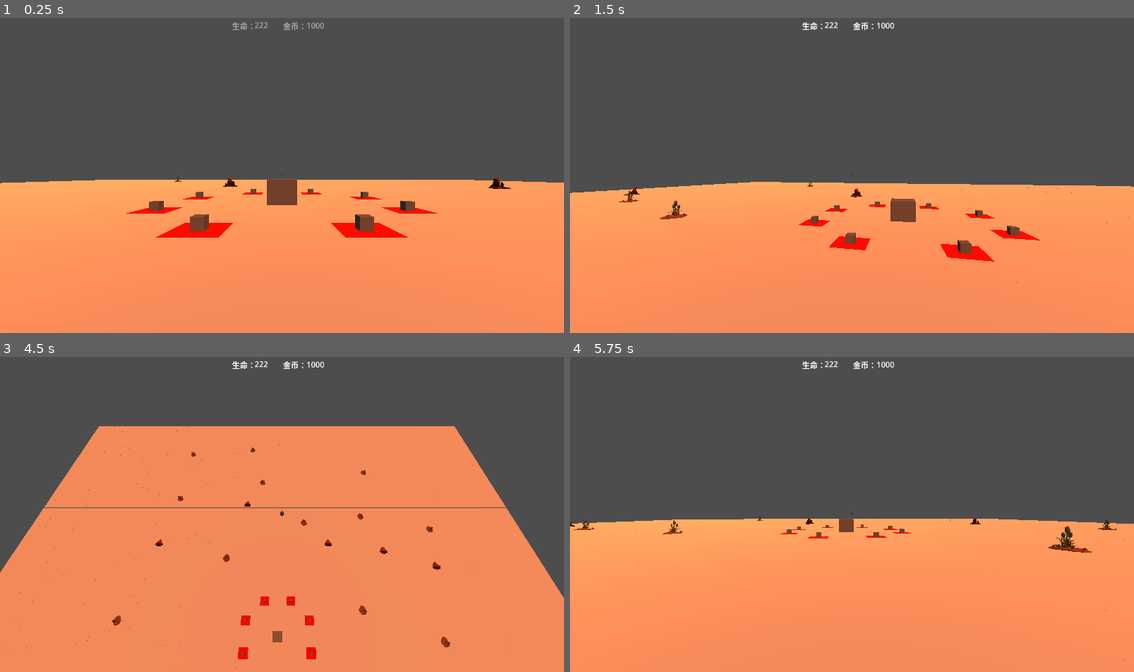
Above: before the commit, frames 1-4 (two rows, left to right).
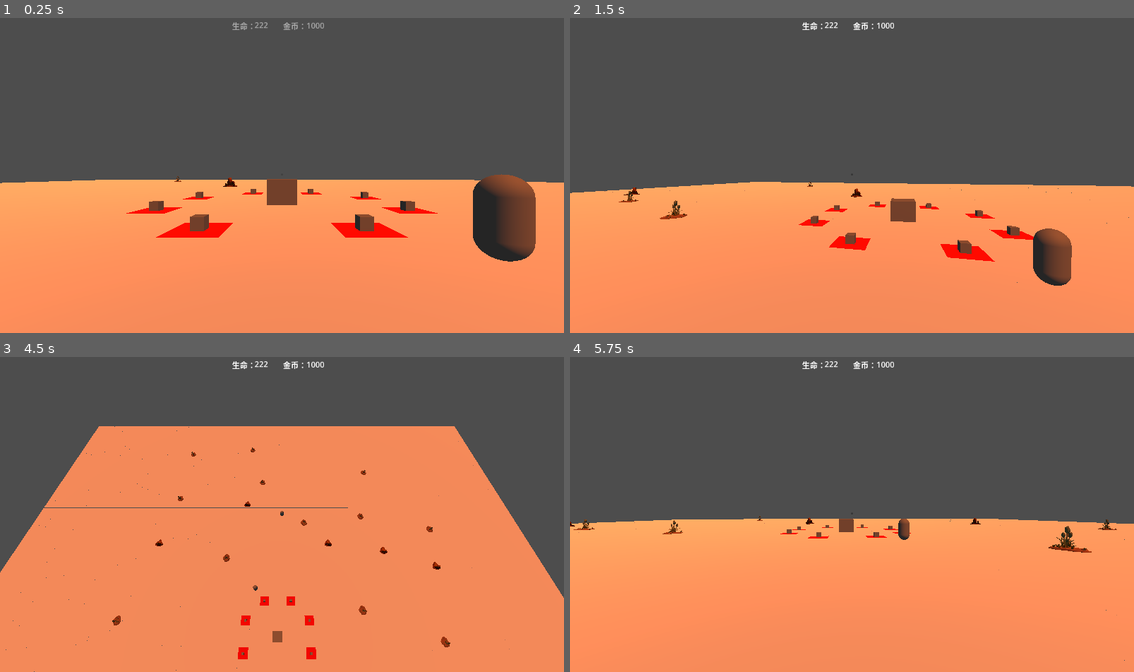
Above: after the commit, the same moments.

Repository: 17857310394/tf
Game: Godot game, scene res://scenes/levels/GameScene.tscn
Same seed, same stepped clock (60 frames per second), same inputs: the game is played once before the commit and once after it.
Inputs (mouse positions are in pixels of both pictures, inside the frame that each line leads up to):
- Up to frame 1 (0.25 s): no input
- Up to frame 2 (1.5 s): tap Enter at 0.5 s; move the mouse to (880, 172) at 0.52 s; hold 2 (camera_birdseye) 0.53-1.28 s; hold W (move_forward) from 0.53 s (still down); tap Space (jump) at 0.77 s; move the mouse to (823, 175) at 1.27 s; tap 1 (camera_first_person) at 1.35 s
- Up to frame 3 (4.5 s): keep holding W (move_forward); tap Space (jump) at 1.52, 3.02, 3.77 s; move the mouse to (293, 508) at 2.02 s; hold 3 (camera_third_person) 2.03-2.78 s; move the mouse to (276, 517) at 2.77 s; tap E (interact) at 2.85 s; move the mouse to (321, 517) at 3.52 s; tap F (sold, bound only before the commit) at 3.6 s; move the mouse to (236, 508) at 4.27 s; tap 2 (camera_birdseye) at 4.35 s
- Up to frame 4 (5.75 s): keep holding W (move_forward); tap Space (jump) at 4.52 s; move the mouse to (857, 514) at 5.02 s; hold 1 (camera_first_person) from 5.03 s (still down)

The runs differ from the first frame. In frame 1, 2.7% of the frame differs, in the area x 83-95%, y 49-78%; in frame 2, 1.1%; in frame 3, less than 0.1%; in frame 4, 0.1%.

Commit message:
3.1,3.2 添加敌人与自动攻击

Diff:
--- /dev/null
+++ b/escape_from_the_red_planet/assets/range_visualizer.gdshader
@@ -0,0 +1,25 @@
+shader_type spatial;
+render_mode unshaded, depth_draw_always, cull_disabled, blend_add;
+
+uniform float glow_strength : hint_range(0.0, 2.0) = 2.0;
+uniform float alpha : hint_range(0.0, 1.0) = 0.02;
+
+void vertex() {
+    // Called for every vertex the material is visible on.
+}
+
+void fragment() {
+    // 创建半透明效果
+    ALBEDO = vec3(0.0, 0.5, 1.0);
+    ALPHA = alpha;
+
+    // 添加发光效果
+    vec3 view_dir = normalize(CAMERA_POSITION_WORLD - NODE_POSITION_WORLD);
+    float fresnel = 1.0 - dot(normalize(NORMAL), view_dir);
+    ALBEDO += vec3(0.2, 0.4, 1.0) * fresnel * glow_strength;
+}
+
+//void light() {
+//    // Called for every pixel for every light affecting the material.
+//    // Uncomment to replace the default light processing function with this one.
+//}
--- a/escape_from_the_red_planet/project.godot
+++ b/escape_from_the_red_planet/project.godot
@@ -246,8 +246,7 @@
 }
 sold={
 "deadzone": 0.5,
-"events": [Object(InputEventKey,"resource_local_to_scene":false,"resource_name":"","device":-1,"window_id":0,"alt_pressed":false,"shift_pressed":false,"ctrl_pressed":false,"meta_pressed":false,"pressed":false,"keycode":0,"physical_keycode":70,"key_label":0,"unicode":102,"location":0,"echo":false,"script":null)
-]
+"events": []
 }
 
 [rendering]
--- /dev/null
+++ b/escape_from_the_red_planet/scenes/enemies/FlyingEnemy.tscn
@@ -0,0 +1,30 @@
+[gd_scene format=3 uid="uid://bxp87ksbvkr5o"]
+
+[ext_resource type="Script" uid="uid://cc3oorwuebdlo" path="res://scripts/enemies/FlyingEnemy.gd" id="1_4a5b2"]
+[ext_resource type="Script" uid="uid://dtt8gbeft5scj" path="res://scripts/enemies/WeakPointDetector.gd" id="2_7c9d3"]
+
+[sub_resource type="SphereShape3D" id="SphereShape3D_wbbus"]
+radius = 0.3
+
+[sub_resource type="CapsuleShape3D" id="CapsuleShape3D_wbbus"]
+
+[sub_resource type="CapsuleMesh" id="CapsuleMesh_wbbus"]
+
+[node name="FlyingEnemy" type="CharacterBody3D" unique_id=2063208204 groups=["enemies"]]
+motion_mode = 1
+script = ExtResource("1_4a5b2")
+
+[node name="WeakPointDetector" type="Node3D" parent="." unique_id=1595108802]
+script = ExtResource("2_7c9d3")
+
+[node name="WeakPoint" type="Area3D" parent="." unique_id=1419999583]
+transform = Transform3D(1, 0, 0, 0, 1, 0, 0, 0, 1, 0, 0.68081, 0)
+
+[node name="CollisionShape3D" type="CollisionShape3D" parent="WeakPoint" unique_id=1342476894]
+shape = SubResource("SphereShape3D_wbbus")
+
+[node name="CollisionShape3D" type="CollisionShape3D" parent="." unique_id=1487449600]
+shape = SubResource("CapsuleShape3D_wbbus")
+
+[node name="MeshInstance3D" type="MeshInstance3D" parent="." unique_id=1252600211]
+mesh = SubResource("CapsuleMesh_wbbus")
--- /dev/null
+++ b/escape_from_the_red_planet/scenes/enemies/GroundEnemy.tscn
@@ -0,0 +1,33 @@
+[gd_scene format=3 uid="uid://dl83yaf613jdc"]
+
+[ext_resource type="Script" uid="uid://r2jo2ib4tgw0" path="res://scripts/enemies/GroundEnemy.gd" id="1_4a5b2"]
+[ext_resource type="Script" uid="uid://dtt8gbeft5scj" path="res://scripts/enemies/WeakPointDetector.gd" id="2_7c9d3"]
+
+[sub_resource type="SphereShape3D" id="SphereShape3D_1"]
+radius = 0.3
+
+[sub_resource type="CapsuleShape3D" id="CapsuleShape3D_j186k"]
+
+[sub_resource type="CapsuleMesh" id="CapsuleMesh_j186k"]
+
+[node name="GroundEnemy" type="CharacterBody3D" unique_id=1837089605 groups=["enemies"]]
+script = ExtResource("1_4a5b2")
+
+[node name="NavigationAgent3D" type="NavigationAgent3D" parent="." unique_id=778624084]
+
+[node name="WeakPointDetector" type="Node3D" parent="." unique_id=254560979]
+script = ExtResource("2_7c9d3")
+weak_point_nodes = ["WeakPoint"]
+
+[node name="WeakPoint" type="Area3D" parent="." unique_id=1778630942]
+transform = Transform3D(1, 0, 0, 0, 1, 0, 0, 0, 1, 0, 0.5142889, 0)
+
+[node name="CollisionShape3D" type="CollisionShape3D" parent="WeakPoint" unique_id=539902746]
+transform = Transform3D(1, 0, 0, 0, 1, 0, 0, 0, 1, 0, 0.17346454, 0)
+shape = SubResource("SphereShape3D_1")
+
+[node name="CollisionShape3D" type="CollisionShape3D" parent="." unique_id=602313658]
+shape = SubResource("CapsuleShape3D_j186k")
+
+[node name="MeshInstance3D" type="MeshInstance3D" parent="." unique_id=867881673]
+mesh = SubResource("CapsuleMesh_j186k")
--- a/escape_from_the_red_planet/scenes/levels/GameScene.tscn
+++ b/escape_from_the_red_planet/scenes/levels/GameScene.tscn
@@ -1,21 +1,13 @@
 [gd_scene format=3 uid="uid://rjgoj8808j8r"]
 
 [ext_resource type="Script" uid="uid://bkjpo5r8rsw6y" path="res://scripts/GameScene.gd" id="1_ad7hb"]
+[ext_resource type="PackedScene" uid="uid://nih2nd6pqenw" path="res://scenes/player/player_controller.tscn" id="2_4vw1i"]
 [ext_resource type="MeshLibrary" uid="uid://b0264gdqxa31j" path="res://scenes/new_mesh_library.tres" id="2_80jls"]
-[ext_resource type="Script" uid="uid://ydobcx74w1i5" path="res://scripts/player/PlayerData.gd" id="3_4vw1i"]
 [ext_resource type="Script" uid="uid://coae26oaktkt6" path="res://scripts/GridMap.gd" id="3_gssgs"]
-[ext_resource type="Script" uid="uid://ct1dvfmnxrkmk" path="res://scripts/player/PlayerController.gd" id="4_99d7c"]
 [ext_resource type="Script" uid="uid://qu0jxpgniuu5" path="res://scripts/managers/CameraManager.gd" id="5_12345"]
+[ext_resource type="PackedScene" uid="uid://dl83yaf613jdc" path="res://scenes/enemies/GroundEnemy.tscn" id="6_5p25d"]
 
 [sub_resource type="Environment" id="Environment_0"]
-
-[sub_resource type="Resource" id="Resource_5p25d"]
-script = ExtResource("3_4vw1i")
-metadata/_custom_type_script = "uid://ydobcx74w1i5"
-
-[sub_resource type="CapsuleShape3D" id="CapsuleShape3D_0"]
-
-[sub_resource type="CapsuleMesh" id="CapsuleMesh_80jls"]
 
 [sub_resource type="BoxMesh" id="BoxMesh_ad7hb"]
 size = Vector3(2, 2, 2)
@@ -36,19 +28,8 @@
 [node name="WorldEnvironment" type="WorldEnvironment" parent="." unique_id=123456789]
 environment = SubResource("Environment_0")
 
-[node name="PlayerController" type="CharacterBody3D" parent="." unique_id=123456790]
+[node name="PlayerController" parent="." unique_id=1183017010 instance=ExtResource("2_4vw1i")]
 transform = Transform3D(1, 0, 0, 0, 1, 0, 0, 0, 1, 0, 1.1193368, 14.516912)
-script = ExtResource("4_99d7c")
-player_data = SubResource("Resource_5p25d")
-
-[node name="CollisionShape3D" type="CollisionShape3D" parent="PlayerController" unique_id=123456791]
-shape = SubResource("CapsuleShape3D_0")
-
-[node name="Camera3D" type="Camera3D" parent="PlayerController" unique_id=1150049573]
-transform = Transform3D(1, 0, 0, 0, 1, 0, 0, 0, 1, 0, 1, 0)
-
-[node name="MeshInstance3D" type="MeshInstance3D" parent="PlayerController" unique_id=588157776]
-mesh = SubResource("CapsuleMesh_80jls")
 
 [node name="GridMap" type="GridMap" parent="." unique_id=973949953]
 transform = Transform3D(1, 0, 0, 0, 1, 0, 0, 0, 1, 0, -2, 0)
@@ -75,3 +56,6 @@
 
 [node name="CollisionShape3D" type="CollisionShape3D" parent="city/Area3D" unique_id=446850629]
 shape = SubResource("BoxShape3D_8ypj0")
+
+[node name="GroundEnemy" parent="." unique_id=1837089605 instance=ExtResource("6_5p25d")]
+transform = Transform3D(1, 0, 0, 0, 1, 0, 0, 0, 1, 5.1600447, 1, 9.667044)
--- /dev/null
+++ b/escape_from_the_red_planet/scenes/player/player_controller.tscn
@@ -0,0 +1,19 @@
+[gd_scene format=3 uid="uid://nih2nd6pqenw"]
+
+[ext_resource type="Script" uid="uid://ct1dvfmnxrkmk" path="res://scripts/player/PlayerController.gd" id="1_4q5nu"]
+
+[sub_resource type="CapsuleShape3D" id="CapsuleShape3D_0"]
+
+[sub_resource type="CapsuleMesh" id="CapsuleMesh_80jls"]
+
+[node name="PlayerController" type="CharacterBody3D" unique_id=1183017010]
+script = ExtResource("1_4q5nu")
+
+[node name="CollisionShape3D" type="CollisionShape3D" parent="." unique_id=2109350020]
+shape = SubResource("CapsuleShape3D_0")
+
+[node name="Camera3D" type="Camera3D" parent="." unique_id=307340211]
+transform = Transform3D(1, 0, 0, 0, 1, 0, 0, 0, 1, 0, 1, 0)
+
+[node name="MeshInstance3D" type="MeshInstance3D" parent="." unique_id=788759114]
+mesh = SubResource("CapsuleMesh_80jls")
--- a/escape_from_the_red_planet/scenes/towers/GroundAttackTower.tscn
+++ b/escape_from_the_red_planet/scenes/towers/GroundAttackTower.tscn
@@ -3,12 +3,24 @@
 [ext_resource type="Script" uid="uid://7xjcyewj710h" path="res://scripts/towers/GroundAttackTower.gd" id="1_xhclm"]
 [ext_resource type="Script" uid="uid://nc8tftrm737i" path="res://scripts/towers/TowerData.gd" id="2_3lkof"]
 [ext_resource type="PackedScene" uid="uid://dvjxw7qmf0je8" path="res://assets/models/towers/tower-round-middle-b.glb" id="3_3lkof"]
+[ext_resource type="Shader" uid="uid://c86prsn6r5qrf" path="res://assets/range_visualizer.gdshader" id="4_efh6w"]
 
 [sub_resource type="Resource" id="Resource_1jwsj"]
 script = ExtResource("2_3lkof")
 metadata/_custom_type_script = "uid://nc8tftrm737i"
 
 [sub_resource type="SphereShape3D" id="SphereShape3D_8pne6"]
+
+[sub_resource type="ShaderMaterial" id="ShaderMaterial_mgln7"]
+render_priority = 0
+shader = ExtResource("4_efh6w")
+
+[sub_resource type="ShaderMaterial" id="ShaderMaterial_2xjfe"]
+render_priority = 0
+shader = ExtResource("4_efh6w")
+
+[sub_resource type="SphereMesh" id="SphereMesh_enahl"]
+material = SubResource("ShaderMaterial_2xjfe")
 
 [node name="GroundAttackTower" type="MeshInstance3D" unique_id=675662376 groups=["tower"]]
 script = ExtResource("1_xhclm")
@@ -20,3 +32,9 @@
 shape = SubResource("SphereShape3D_8pne6")
 
 [node name="tower-round-middle-b2" parent="." unique_id=1355972876 instance=ExtResource("3_3lkof")]
+transform = Transform3D(-4.371139e-08, 0, 1, 0, 1, 0, -1, 0, -4.371139e-08, 0, 0, 0)
+
+[node name="MeshInstance3D" type="MeshInstance3D" parent="." unique_id=528364348]
+transform = Transform3D(1, 0, 0, 0, 1, 0, 0, 0, 1, 1.5721868, 0, 0)
+material_override = SubResource("ShaderMaterial_mgln7")
+mesh = SubResource("SphereMesh_enahl")
--- /dev/null
+++ b/escape_from_the_red_planet/scripts/enemies/EnemySpawner.gd
@@ -0,0 +1,104 @@
+extends Node3D
+
+# 波次配置
+@export var waves = [
+	{ "enemy_count": 5, "enemy_type": "GroundEnemy", "spawn_interval": 1.0, "rest_time": 5.0 },
+	{ "enemy_count": 10, "enemy_type": "GroundEnemy", "spawn_interval": 0.8, "rest_time": 5.0 },
+	{ "enemy_count": 8, "enemy_type": "FlyingEnemy", "spawn_interval": 1.2, "rest_time": 5.0 },
+	{ "enemy_count": 15, "enemy_type": "GroundEnemy", "spawn_interval": 0.6, "rest_time": 5.0 },
+	{ "enemy_count": 12, "enemy_type": "FlyingEnemy", "spawn_interval": 1.0, "rest_time": 5.0 }
+]
+
+# 生成位置
+@export var spawn_position = Vector3.ZERO
+# 目标位置
+@export var target_position = Vector3(100, 0, 100)
+
+# 内部变量
+var current_wave = 0
+var enemies_spawned = 0
+var wave_timer = 0.0
+var rest_timer = 0.0
+var is_spawning = false
+var is_resting = false
+
+func _ready():
+	# 开始第一波敌人
+	_start_wave()
+
+func _process(delta):
+	if is_spawning:
+		# 生成敌人
+		wave_timer += delta
+		if current_wave < waves.size():
+			var wave = waves[current_wave]
+			if wave_timer >= wave.spawn_interval and enemies_spawned < wave.enemy_count:
+				_spawn_enemy(wave.enemy_type)
+				enemies_spawned += 1
+				wave_timer = 0.0
+			elif enemies_spawned >= wave.enemy_count:
+				# 波次结束，进入休息时间
+				is_spawning = false
+				is_resting = true
+				rest_timer = 0.0
+				print("Wave ", current_wave + 1, " completed")
+
+	elif is_resting:
+		# 休息时间
+		rest_timer += delta
+		if current_wave < waves.size():
+			var wave = waves[current_wave]
+			if rest_timer >= wave.rest_time:
+				# 休息结束，开始下一波
+				is_resting = false
+				current_wave += 1
+				if current_wave < waves.size():
+					enemies_spawned = 0
+					wave_timer = 0.0
+					is_spawning = true
+					print("Starting wave ", current_wave + 1)
+				else:
+					# 所有波次完成
+					print("All waves completed")
+
+func _start_wave():
+	# 开始新的波次
+	if current_wave < waves.size():
+		enemies_spawned = 0
+		wave_timer = 0.0
+		is_spawning = true
+		is_resting = false
+		print("Starting wave ", current_wave + 1)
+
+func _spawn_enemy(enemy_type: String):
+	# 根据敌人类型生成敌人
+	var enemy_scene = load("res://scenes/enemies/" + enemy_type + ".tscn")
+	if enemy_scene:
+		var enemy = enemy_scene.instantiate()
+		if enemy:
+			# 设置生成位置
+			enemy.global_position = spawn_position
+			# 设置目标位置
+			if enemy.has_method("set_target_position"):
+				enemy.set_target_position(target_position)
+			# 添加到场景
+			add_child(enemy)
+			print("Spawned ", enemy_type)
+	else:
+		print("Error: Enemy scene not found: ", enemy_type)
+
+func start_waves():
+	# 开始所有波次
+	current_wave = 0
+	_start_wave()
+
+func stop_waves():
+	# 停止生成敌人
+	is_spawning = false
+	is_resting = false
+
+func get_current_wave() -> int:
+	return current_wave + 1
+
+func get_total_waves() -> int:
+	return waves.size()
--- /dev/null
+++ b/escape_from_the_red_planet/scripts/enemies/FlyingEnemy.gd
@@ -0,0 +1,75 @@
+extends CharacterBody3D
+
+# 敌人属性
+@export var max_health = 80
+@export var move_speed = 4.0
+@export var attack_damage = 15
+@export var reward_gold = 75
+@export var flying_height = 5.0
+
+# 内部变量
+var current_health = max_health
+var target_position = Vector3.ZERO
+var is_dead = false
+
+func _ready():
+	# 添加到敌人组
+	add_to_group("enemies")
+	# 设置初始飞行高度
+	position.y = flying_height
+	# 设置目标位置（这里需要根据实际场景设置）
+	target_position = Vector3(100, flying_height, 100)
+
+func _process(delta):
+	if is_dead:
+		return
+
+	# 移动逻辑
+	_move_towards_target()
+
+func _move_towards_target():
+	var direction = (target_position - global_position).normalized()
+	var velocity = direction * move_speed
+	# 保持飞行高度
+	velocity.y = 0
+	move_and_slide()
+
+	# 检查是否到达目标
+	if global_position.distance_to(target_position) < 1.0:
+		_on_reach_target()
+
+func take_damage(amount: float, hit_position: Vector3 = Vector3.ZERO):
+	# 计算伤害（考虑弱点系统）
+	var final_damage = amount
+	# 检查是否有弱点检测器
+	var weak_point_detector = get_node_or_null("WeakPointDetector")
+	if weak_point_detector and weak_point_detector.has_method("calculate_damage"):
+		final_damage = weak_point_detector.calculate_damage(amount, hit_position)
+
+	current_health -= final_damage
+	print("Flying enemy took damage: ", final_damage, " Current health: ", current_health)
+
+	if current_health <= 0:
+		_die()
+
+func _die():
+	is_dead = true
+	print("Flying enemy died")
+	# 这里可以添加死亡动画和特效
+	# 延迟后删除敌人
+	queue_free()
+
+func _on_reach_target():
+	# 到达目标点的逻辑
+	print("Flying enemy reached target")
+	# 这里可以处理敌人到达终点的逻辑，例如减少玩家生命值
+	queue_free()
+
+func get_health() -> float:
+	return current_health
+
+func get_max_health() -> float:
+	return max_health
+
+func set_target_position(position: Vector3):
+	target_position = Vector3(position.x, flying_height, position.z)
--- /dev/null
+++ b/escape_from_the_red_planet/scripts/enemies/GroundEnemy.gd
@@ -0,0 +1,87 @@
+extends CharacterBody3D
+
+# 敌人属性
+@export var max_health = 100
+@export var move_speed = 3.0
+@export var attack_damage = 10
+@export var reward_gold = 50
+# 敌人类型枚举
+enum EnemyType {
+	GROUND,
+	FLY
+}
+
+@export var enemy_type: EnemyType = EnemyType.GROUND
+
+# 内部变量
+var current_health = max_health
+var navigation_agent = null
+var target_position = Vector3.ZERO
+var is_dead = false
+
+func _ready():
+	# 添加到敌人组
+	add_to_group("enemies")
+	# # 获取导航代理
+	# navigation_agent = get_node_or_null("NavigationAgent3D")
+	# if navigation_agent:
+	# 	# 设置目标位置（这里需要根据实际场景设置）
+	# 	target_position = Vector3(100, 0, 100)
+	# 	navigation_agent.target_position = target_position
+
+func _process(delta):
+	pass
+	# if is_dead:
+	# 	return
+
+	# # 移动逻辑
+	# if navigation_agent and navigation_agent.is_navigation_finished():
+	# 	# 到达目标，这里可以处理到达终点的逻辑
+	# 	_on_reach_target()
+	# else:
+	# 	_move_towards_target()
+
+func _move_towards_target():
+	if navigation_agent:
+		var next_position = navigation_agent.get_next_path_position()
+		var direction = (next_position - global_position).normalized()
+		var velocity = direction * move_speed
+		move_and_slide()
+
+func take_damage(amount: float, hit_position: Vector3 = Vector3.ZERO):
+	# 计算伤害（考虑弱点系统）
+	var final_damage = amount
+	# 检查是否有弱点检测器
+	var weak_point_detector = get_node_or_null("WeakPointDetector")
+	if weak_point_detector and weak_point_detector.has_method("calculate_damage"):
+		final_damage = weak_point_detector.calculate_damage(amount, hit_position)
+
+	current_health -= final_damage
+	print("Enemy took damage: ", final_damage, " Current health: ", current_health)
+
+	if current_health <= 0:
+		_die()
+
+func _die():
+	is_dead = true
+	print("Enemy died")
+	# 这里可以添加死亡动画和特效
+	# 延迟后删除敌人
+	queue_free()
+
+func _on_reach_target():
+	# 到达目标点的逻辑
+	print("Enemy reached target")
+	# 这里可以处理敌人到达终点的逻辑，例如减少玩家生命值
+	queue_free()
+
+func get_health() -> float:
+	return current_health
+
+func get_max_health() -> float:
+	return max_health
+
+func set_target_position(position: Vector3):
+	target_position = position
+	if navigation_agent:
+		navigation_agent.target_position = target_position
--- /dev/null
+++ b/escape_from_the_red_planet/scripts/enemies/WeakPointDetector.gd
@@ -0,0 +1,60 @@
+extends Node3D
+
+# 弱点部位节点路径
+@export var weak_point_nodes = []
+# 弱点伤害倍率
+@export var weak_point_multiplier = 2.0
+# 非弱点伤害倍率
+@export var normal_multiplier = 1.0
+
+# 敌人引用
+var enemy = null
+
+func _ready():
+	# 获取敌人引用
+	enemy = get_parent()
+	# 为弱点部位添加碰撞体和信号连接
+	_setup_weak_points()
+
+func _setup_weak_points():
+	# 遍历弱点部位节点
+	for node_path in weak_point_nodes:
+		var weak_point = enemy.get_node_or_null(node_path)
+		if weak_point and weak_point is Area3D:
+			# 连接碰撞信号
+			weak_point.connect("area_entered", Callable(self, "_on_weak_point_entered"))
+			weak_point.connect("body_entered", Callable(self, "_on_weak_point_entered"))
+
+func _on_weak_point_entered(body):
+	# 处理弱点部位被击中的逻辑
+	# 这里可以通过信号或其他方式通知敌人受到伤害
+	print("Weak point hit!")
+
+func calculate_damage(base_damage: float, hit_position: Vector3 = Vector3.ZERO) -> float:
+	# 计算最终伤害
+	var multiplier = normal_multiplier
+
+	# 检查是否命中弱点部位
+	if _is_hit_weak_point(hit_position):
+		multiplier = weak_point_multiplier
+
+	return base_damage * multiplier
+
+func _is_hit_weak_point(hit_position: Vector3) -> bool:
+	# 检查命中位置是否在弱点部位
+	for node_path in weak_point_nodes:
+		var weak_point = enemy.get_node_or_null(node_path)
+		if weak_point and weak_point is Area3D:
+			# 检查命中位置是否在弱点部位的碰撞体内
+			# 这里需要根据实际的碰撞体类型进行判断
+			# 简化版：检查距离
+			if weak_point.global_position.distance_to(hit_position) < 1.0:
+				return true
+
+	return false
+
+func get_weak_point_multiplier() -> float:
+	return weak_point_multiplier
+
+func get_normal_multiplier() -> float:
+	return normal_multiplier
--- a/escape_from_the_red_planet/scripts/towers/BaseTower.gd
+++ b/escape_from_the_red_planet/scripts/towers/BaseTower.gd
@@ -139,16 +139,13 @@
 	if not target:
 		return false
 
-	var target_type = "ground"
-	if target.has("enemy_type"):
+	var target_type = 0
+	if target.has_method("enemy_type"):
 		target_type = target.enemy_type
-	match tower_data.attack_type:
-		"ground":
-			return target_type == "ground"
-		"air":
-			return target_type == "air"
-		"both":
-			return true
+	if(tower_data.attack_type == target.enemy_type):
+		return true
+	if(tower_data.attack_type == 2): # BOTH
+		return true;
 	return false
 
 # 升级方法
@@ -182,8 +179,8 @@
 	level += 1
 	current_health = get_max_health()
 	if range_visualizer:
-		var mesh = range_visualizer.mesh as PlaneMesh
-		mesh.size = Vector2(get_current_range() * 2, get_current_range() * 2)
+		var mesh = range_visualizer.mesh as SphereMesh
+		mesh.radius = get_current_range()
 	# 更新Area3D节点范围
 	$TriggerArea/CollisionShape3D.shape.radius = get_current_range()
 
@@ -344,32 +341,35 @@
 # 功能：创建并初始化攻击范围可视化组件
 func create_range_visualizer():
 	range_visualizer = MeshInstance3D.new()
-	var mesh = PlaneMesh.new()
-	mesh.size = Vector2(get_current_range() * 2, get_current_range() * 2)
-	mesh.subdivide_width = 32
-	mesh.subdivide_depth = 32
+	var mesh = SphereMesh.new()
+	mesh.radius = get_current_range()
+	mesh.height = get_current_range()
 	range_visualizer.mesh = mesh
 
 	var material = ShaderMaterial.new()
 	var shader = Shader.new()
 	shader.code = """
     shader_type spatial;
-    render_mode unshaded, transparent;
+    render_mode unshaded, transparent, additive;
+
+    uniform float glow_strength : hint_range(0.0, 2.0) = 0.5;
 
     void fragment() {
-        vec2 uv = UV - 0.5;
-        float distance = length(uv);
-        if (distance > 0.5) discard;
+        // 创建半透明效果
         ALBEDO = vec3(0.0, 0.5, 1.0);
-        ALPHA = 0.3;
+        ALPHA = 0.2;
+
+        // 添加发光效果
+        vec3 view_dir = normalize(camPos - worldPos);
+        float fresnel = 1.0 - dot(normalize(NORMAL), view_dir);
+        ALBEDO += vec3(0.2, 0.4, 1.0) * fresnel * glow_strength;
     }
     """
 	material.shader = shader
 	range_visualizer.material_override = material
 
-	range_visualizer.rotation_degrees = Vector3(-90, 0, 0)
 	add_child(range_visualizer)
-	range_visualizer.visible = false
+	# range_visualizer.visible = false
 
 # 显示攻击范围可视化
 # 功能：显示攻击范围
--- a/escape_from_the_red_planet/scripts/towers/GroundAttackTower.gd
+++ b/escape_from_the_red_planet/scripts/towers/GroundAttackTower.gd
@@ -26,8 +26,12 @@
     # 设置攻击冷却
     attack_cooldown = get_current_attack_speed()
 
-    # 旋转塔朝向目标
-    look_at(target.global_position, Vector3.UP)
+    # 旋转塔朝向目标（只旋转y轴）
+    var direction = (target.global_position - global_position).normalized()
+    direction.y = 0  # 忽略y轴分量
+    if direction.length() > 0:
+        var target_rotation = direction.angle_to(Vector3.FORWARD)
+        rotation.y = target_rotation
 
     is_attacking = false
     attack_completed.emit()
--- a/escape_from_the_red_planet/scripts/towers/TowerData.gd
+++ b/escape_from_the_red_planet/scripts/towers/TowerData.gd
@@ -12,7 +12,13 @@
 @export var base_health: float = 100.0  # 基础生命值
 @export var base_attack_speed: float = 1.0  # 攻击间隔（秒）
 @export var base_range: float = 10.0  # 基础攻击范围
-@export var attack_type: String = "ground"  # 攻击类型：ground（地面）、air（空中）、both（两者）
+enum EnemyType {
+	GROUND,
+	FLY,
+    BOTH,
+}
+
+@export var attack_type: EnemyType = EnemyType.GROUND #类型：ground（地面）、air（空中）、both（两者）
 
 # 升级属性
 @export var max_level: int = 3  # 最大升级等级
Not shown, added: escape_from_the_red_planet/assets/range_visualizer.gdshader.uid
Not shown, added: escape_from_the_red_planet/scripts/enemies/EnemySpawner.gd.uid
Not shown, added: escape_from_the_red_planet/scripts/enemies/FlyingEnemy.gd.uid
Not shown, added: escape_from_the_red_planet/scripts/enemies/GroundEnemy.gd.uid
Not shown, added: escape_from_the_red_planet/scripts/enemies/WeakPointDetector.gd.uid
Not shown, changed: AGENTS.md
Not shown, changed: 塔防游戏开发规划.md
